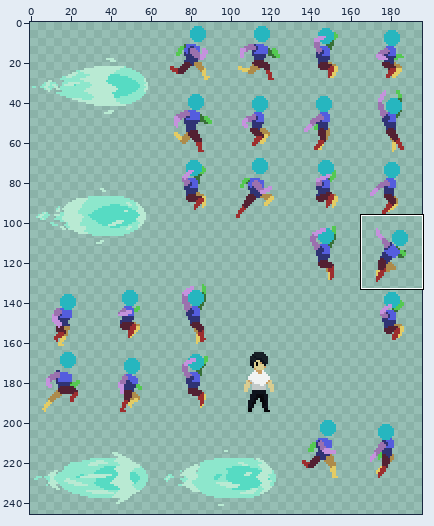
A sprite sheet gets an edit: assets/Animations/Player_Atlas.png. Above, an overview of the earlier version with the close-up marked.
Close-up. Before:
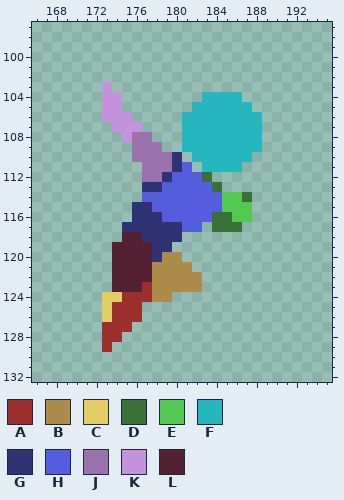
The file is 196x260 pixels. Pixels under 10% opacity are left out. Shown: x 166..195, y 97..132. The wide view leaves out empty margins.
Palette (. is transparent): A #9d2e2e  B #ad8b4a  C #e3cc64  D #387037  E #54c951  F #26b6bf  G #2f3374  H #545dde  J #9b71ae  K #c592dd  L #532132
Pixels before, first column x 173:
103 K...............
104 KK........FFFF..
105 KK.......FFFFFF.
106 KKK.....FFFFFFFF
107 .KKK....FFFFFFFF
108 ..KJJ...FFFFFFFF
109 ...JJJ..FFFFFFFF
110 ...JJJJG.FFFFFF.
111 ....JJJGH.FFFF..
112 ....JJGHHHD.....
113 ....GGHHHHHD....
114 ....HHHHHHHHEED.
115 ...GGHHHHHHHEEE.
116 ...GGGHHHHHDDEE.
117 ..GGGGGGHH.DDD..
118 ..LLGGGG........
119 .LLLLGG.........
120 .LLLLGBB........
121 .LLLLBBBB.......
122 .LLLLBBBBB......
123 .LLLABBBBB......
124 CCAAABB.........
125 CAAA............
126 CAAA............
127 AAA.............
128 AA..............
129 A...............
Now the later version:
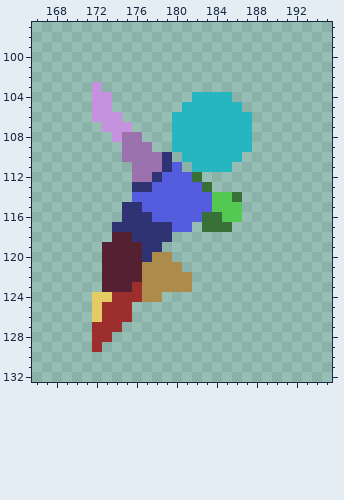
The edit:
Changed rows in their new state; - is an unchanged pixel.
first column x 172:
103 K.---------------
104 K-.-------F---.--
105 K-.------F-----.-
106 K--.----F-------.
107 -K--.---F-------.
108 --KJ-.--F-------.
109 ---J--.-F-------.
110 ---J---G.F-----.-
111 ----J--GH.F---.--
112 ----J-GH--D.-----
113 ----G-H----D.----
114 ----H-------E-D.-
115 ---G-H------E--.-
116 ---G--H----D-E-.-
117 --G-----H-.D--.--
118 --L-G---.--------
119 -L---G-.---------
120 -L---GB-.--------
121 -L---B---.-------
122 -L---B----.------
123 -L--AB----.------
124 C-A--B-.---------
125 CA--.------------
126 CA--.------------
127 A--.-------------
128 A-.--------------
129 A.---------------
